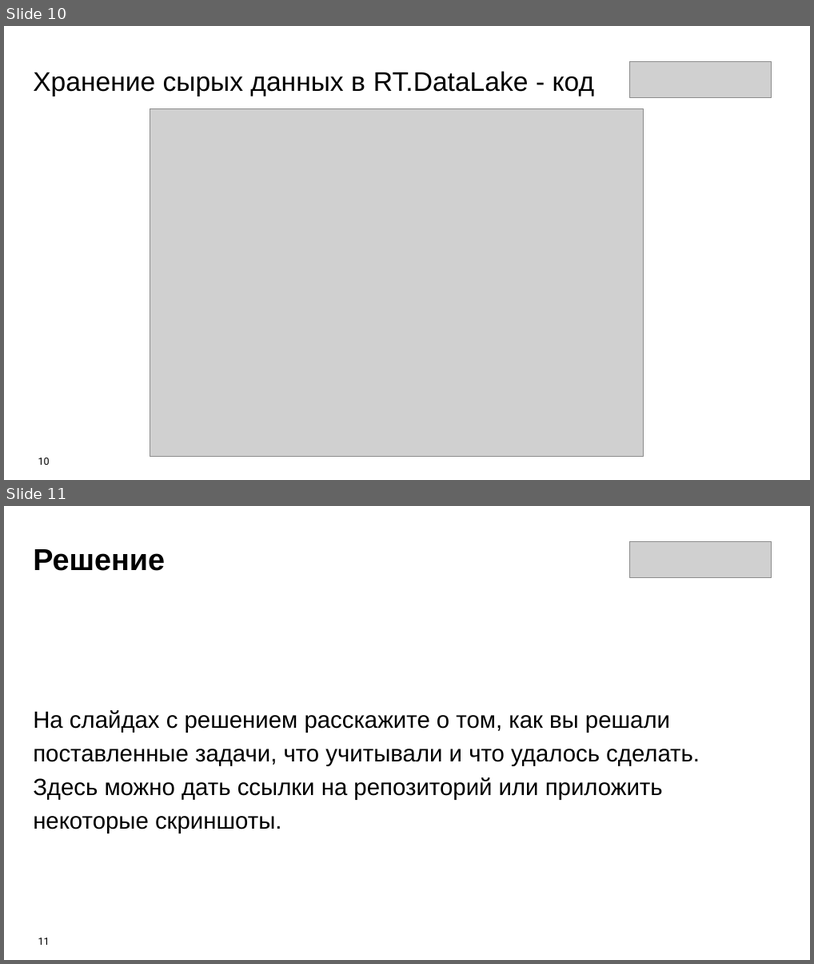
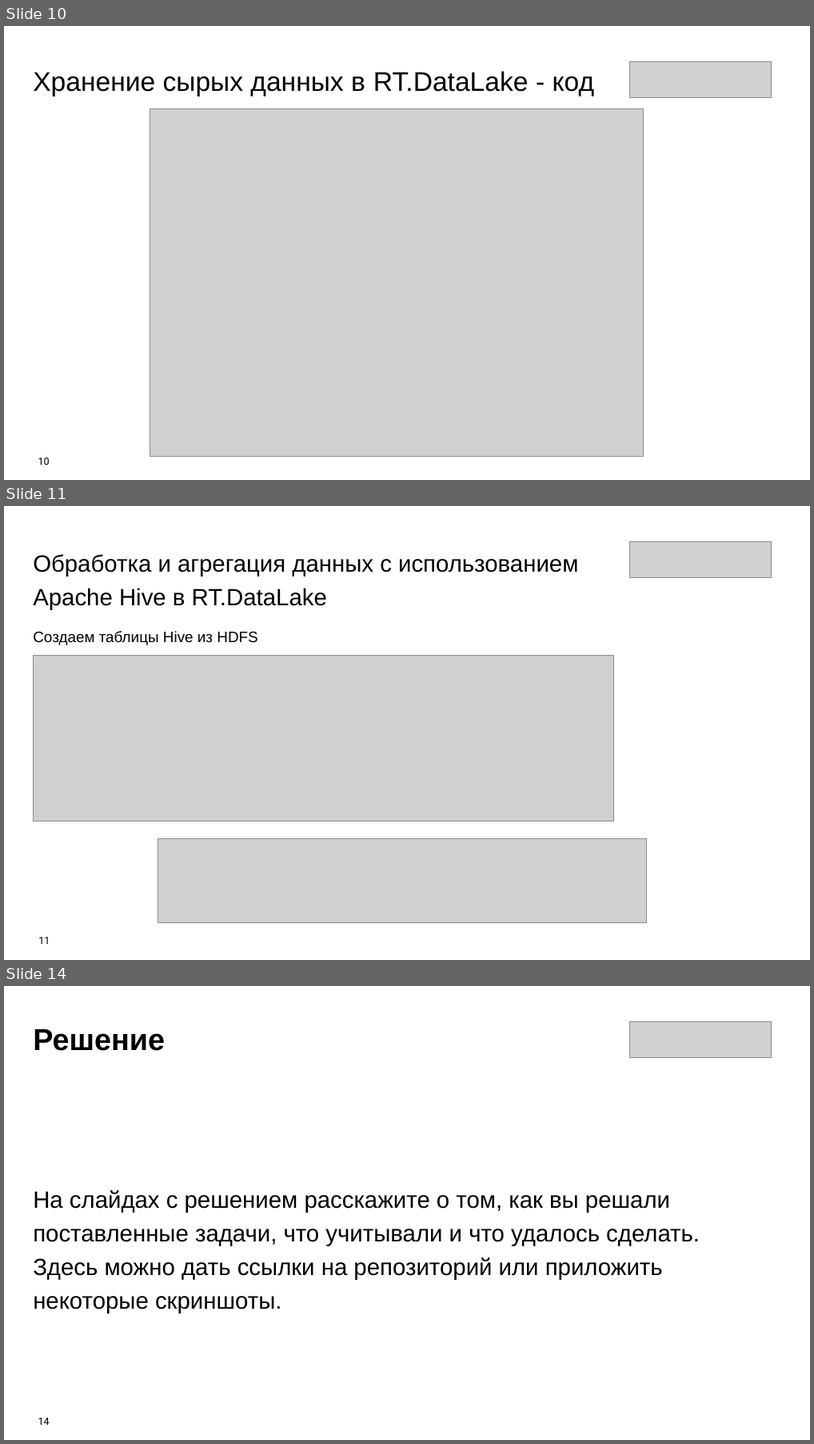
Before and after one commit to Olmeor/Data-engineer_Rostelecom_programming_school, a slide deck: Сertification/presentation.pptx. Shown one above the other, each under a label of ours: slides 10 and 11 before the commit, slides 10, 11 and 14 after it; the slides between them are not shown. The pictures are 814x964 and 814x1444 pixels, drawn with LibreOffice and Linux fonts; fonts in the diff are those of the drawing; grey boxes stand for pictures. Boxes give left, top, right and bottom in pixels: in the first picture for what was removed or moved away, otherwise in the second. Text is boxed around its words. In the diff, an @@ line names an element or a change of style, - is before the commit and + after.

Commit message:
doc: update presentation for task 3 Hive

```diff
--- a/Сertification/presentation.pptx
+++ b/Сertification/presentation.pptx
@@ slide 11 added at (x1=4, y1=506, x2=810, y2=960), background #FFFFFF @@
@@ picture added at (x1=630, y1=541, x2=771, y2=577) @@
@@ text added at (x1=33, y1=554, x2=578, y2=610), 28 pt, text #000000 @@
+Обработка и агрегация данных с использованием
+Apache Hive в RT.DataLake
@@ text added at (x1=33, y1=631, x2=258, y2=645), 18 pt, text #000000 @@
+Создаем таблицы Hive из HDFS
@@ picture added at (x1=33, y1=655, x2=614, y2=820) @@
@@ picture added at (x1=158, y1=838, x2=646, y2=923) @@
@@ page number added at (x1=38, y1=936, x2=50, y2=944), 12 pt, text #000000 @@
+11
@@ what was slide 11 is now slide 14 @@
@@ page number at (x1=38, y1=1417, x2=50, y2=1424): text changed @@
-11
+14
```
Also in this commit, not shown: 3 other slides added.
